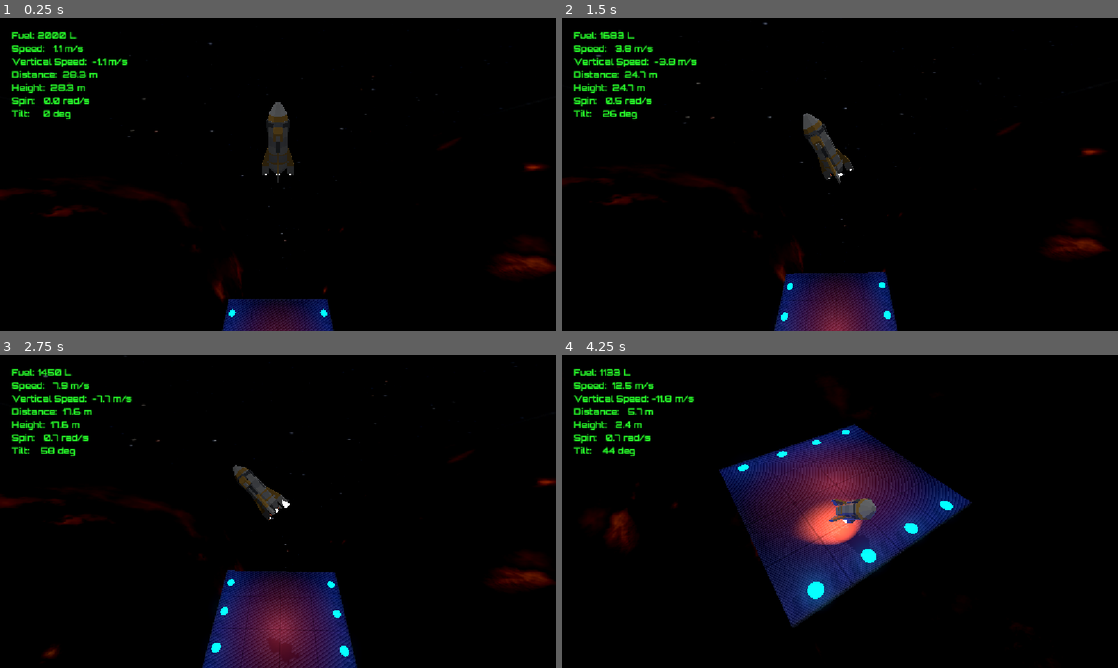
Above: before the commit, frames 1-4 (two rows, left to right).
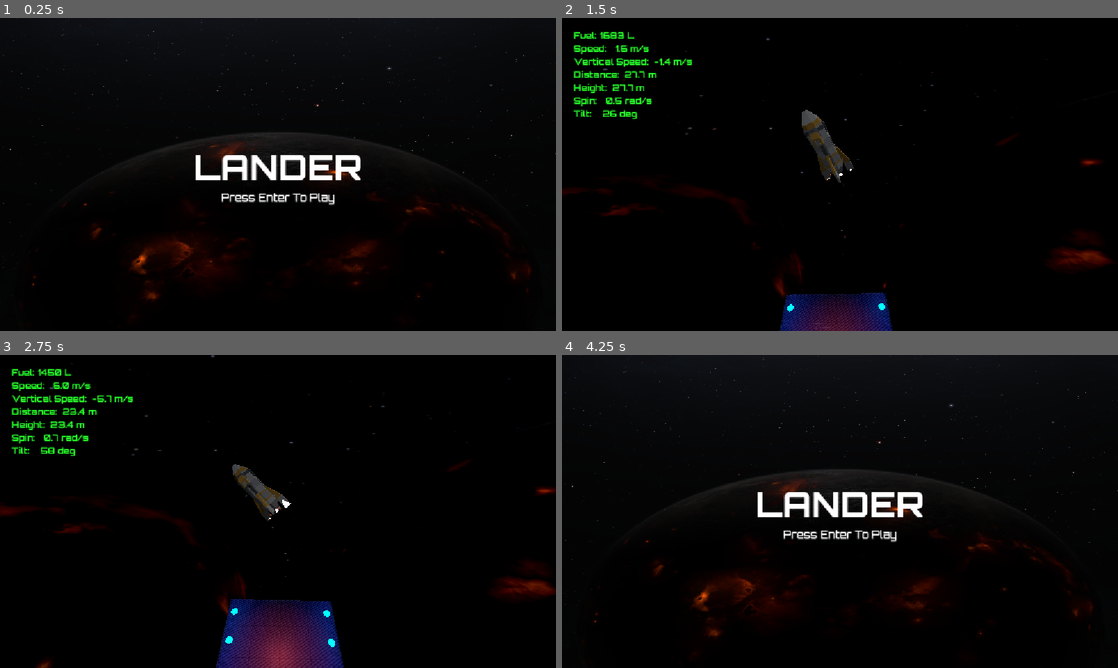
Above: after the commit, the same moments.

Repository: ChristiannYa/lander
Game: Godot game, scene res://scenes/main/main.tscn
Same seed, same stepped clock (60 frames per second), same inputs: the game is played once before the commit and once after it. Before the commit the project starts from res://scenes/game/game.tscn.
Inputs:
- Up to frame 1 (0.25 s): no input
- Up to frame 2 (1.5 s): tap Enter (ui_accept) at 0.5 s; hold L (roll_right) 0.53-1.28 s; hold Enter (ui_accept) 0.53-1.28 s; hold J (pitch_down) from 1.28 s (still down); tap W (thust) at 1.35 s
- Up to frame 3 (2.75 s): tap Enter (ui_accept) at 1.52, 1.55, 1.82 s; release J (pitch_down) at 2.03 s; hold L (roll_right) from 2.03 s (still down); hold Enter (ui_accept) from 2.03 s (still down)
- Up to frame 4 (4.25 s): release L (roll_right) at 2.78 s; release Enter (ui_accept) at 2.78 s; hold K (pitch_up) 2.78-3.53 s; tap W (thust) at 2.85 s; tap Enter (ui_accept) at 3.02, 3.05, 3.32 s; hold H (roll_left) from 3.53 s (still down); hold Enter (ui_accept) from 3.53 s (still down); tap Escape (ui_cancel) at 4.15 s

The runs differ from the first frame. In frame 1, 9.5% of the frame differs, in the area x 0-100%, y 0-100%; in frame 2, 5.2%; in frame 3, 7.8%; in frame 4, 19%.

Commit message:
19-main-screen

Diff:
--- a/project.godot
+++ b/project.godot
@@ -11,7 +11,7 @@
 [application]
 
 config/name="lander"
-run/main_scene="uid://b1sotcgtvbqrx"
+run/main_scene="uid://d3njh0qn5hwso"
 config/features=PackedStringArray("4.7", "Forward Plus")
 config/icon="res://icon.svg"
 
--- /dev/null
+++ b/scenes/game/game.gd
@@ -0,0 +1,7 @@
+extends Node
+
+var MAIN = load("res://scenes/main/main.tscn")
+
+func _unhandled_input(event: InputEvent):
+	if event.is_action_pressed("ui_cancel"):
+		get_tree().change_scene_to_packed(MAIN)
--- a/scenes/game/game.tscn
+++ b/scenes/game/game.tscn
@@ -1,5 +1,6 @@
 [gd_scene format=3 uid="uid://b1sotcgtvbqrx"]
 
+[ext_resource type="Script" uid="uid://ckmeelio6mtol" path="res://scenes/game/game.gd" id="1_5i0tg"]
 [ext_resource type="PackedScene" uid="uid://cjrx4xt0pxog3" path="res://scenes/rocket/rocket.tscn" id="1_7h61r"]
 [ext_resource type="Texture2D" uid="uid://dlrhy1tvqapmi" path="res://assets/images/background_image_5.png" id="1_kelw5"]
 [ext_resource type="PackedScene" uid="uid://58ud584hxi64" path="res://scenes/landing_pad/landing_pad.tscn" id="2_0sr1o"]
@@ -18,6 +19,7 @@
 glow_enabled = true
 
 [node name="Game" type="Node" unique_id=1698801876]
+script = ExtResource("1_5i0tg")
 
 [node name="WorldEnvironment" type="WorldEnvironment" parent="." unique_id=240282248]
 environment = SubResource("Environment_5i0tg")
--- /dev/null
+++ b/scenes/main/main.gd
@@ -0,0 +1,7 @@
+extends Control
+
+var GAME = load("res://scenes/game/game.tscn")
+
+func _unhandled_input(event: InputEvent):
+	if event.is_action_pressed("ui_accept"):
+		get_tree().change_scene_to_packed(GAME)
--- /dev/null
+++ b/scenes/main/main.tscn
@@ -0,0 +1,66 @@
+[gd_scene format=3 uid="uid://d3njh0qn5hwso"]
+
+[ext_resource type="Script" uid="uid://dx8onfvuv8hf5" path="res://scenes/main/main.gd" id="1_6q06x"]
+[ext_resource type="Texture2D" uid="uid://dlrhy1tvqapmi" path="res://assets/images/background_image_5.png" id="1_hyk8p"]
+[ext_resource type="AudioStream" uid="uid://c4ag1wswat46j" path="res://assets/music/Off-World-Desolation.ogg" id="2_iuonh"]
+[ext_resource type="FontFile" uid="uid://yaflvm6nblk0" path="res://assets/fonts/Orbitron-ExtraBold.ttf" id="3_k2fmo"]
+[ext_resource type="FontFile" uid="uid://ci577jqsipt4u" path="res://assets/fonts/Orbitron-SemiBold.ttf" id="4_l3cfh"]
+
+[sub_resource type="LabelSettings" id="LabelSettings_ijv05"]
+font = ExtResource("3_k2fmo")
+font_size = 72
+
+[sub_resource type="LabelSettings" id="LabelSettings_k2fmo"]
+font = ExtResource("4_l3cfh")
+font_size = 21
+
+[node name="Main" type="Control" unique_id=387192788]
+layout_mode = 3
+anchors_preset = 15
+anchor_right = 1.0
+anchor_bottom = 1.0
+grow_horizontal = 2
+grow_vertical = 2
+script = ExtResource("1_6q06x")
+
+[node name="TextureRect" type="TextureRect" parent="." unique_id=469200274]
+layout_mode = 1
+anchors_preset = 15
+anchor_right = 1.0
+anchor_bottom = 1.0
+grow_horizontal = 2
+grow_vertical = 2
+texture = ExtResource("1_hyk8p")
+expand_mode = 1
+
+[node name="Music" type="AudioStreamPlayer" parent="." unique_id=1346260000]
+stream = ExtResource("2_iuonh")
+autoplay = true
+
+[node name="VBoxContainer" type="VBoxContainer" parent="." unique_id=1308549174]
+layout_mode = 1
+anchors_preset = 8
+anchor_left = 0.5
+anchor_top = 0.5
+anchor_right = 0.5
+anchor_bottom = 0.5
+offset_left = -20.0
+offset_top = -20.0
+offset_right = 20.0
+offset_bottom = 20.0
+grow_horizontal = 2
+grow_vertical = 2
+
+[node name="Label" type="Label" parent="VBoxContainer" unique_id=1141462305]
+layout_mode = 2
+text = "LANDER"
+label_settings = SubResource("LabelSettings_ijv05")
+horizontal_alignment = 1
+vertical_alignment = 1
+
+[node name="Label2" type="Label" parent="VBoxContainer" unique_id=510918308]
+layout_mode = 2
+text = "Press Enter To Play"
+label_settings = SubResource("LabelSettings_k2fmo")
+horizontal_alignment = 1
+vertical_alignment = 1
Not shown, added: scenes/game/game.gd.uid
Not shown, added: scenes/main/main.gd.uid
